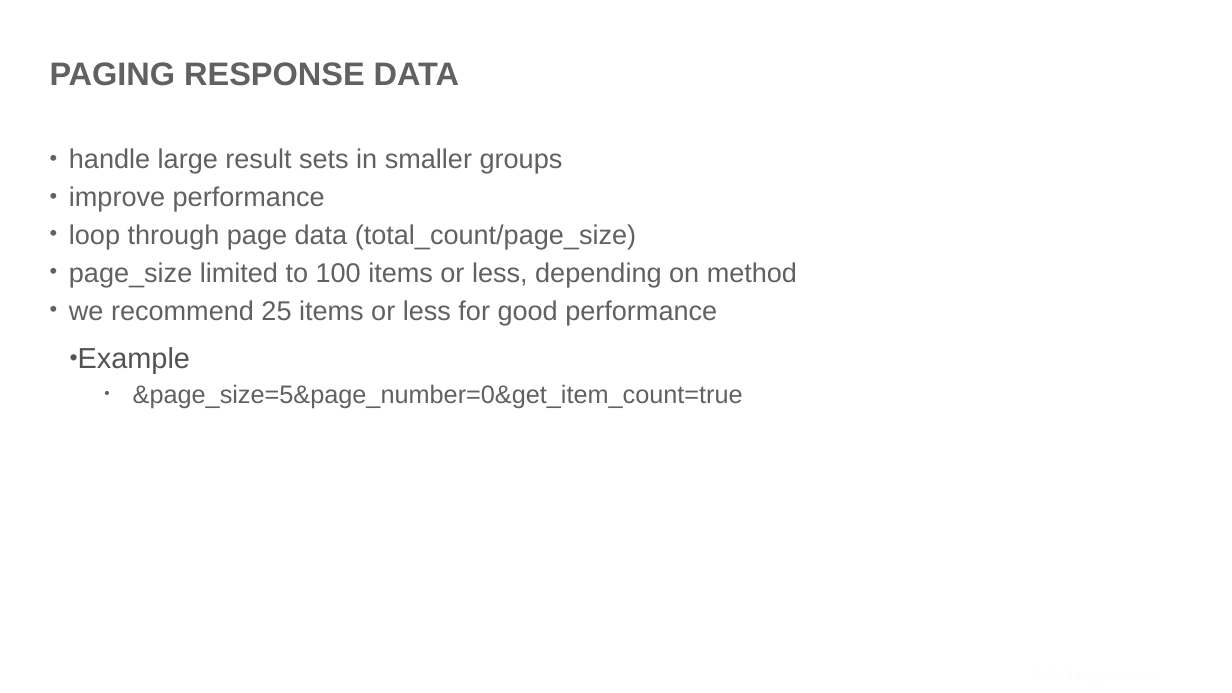
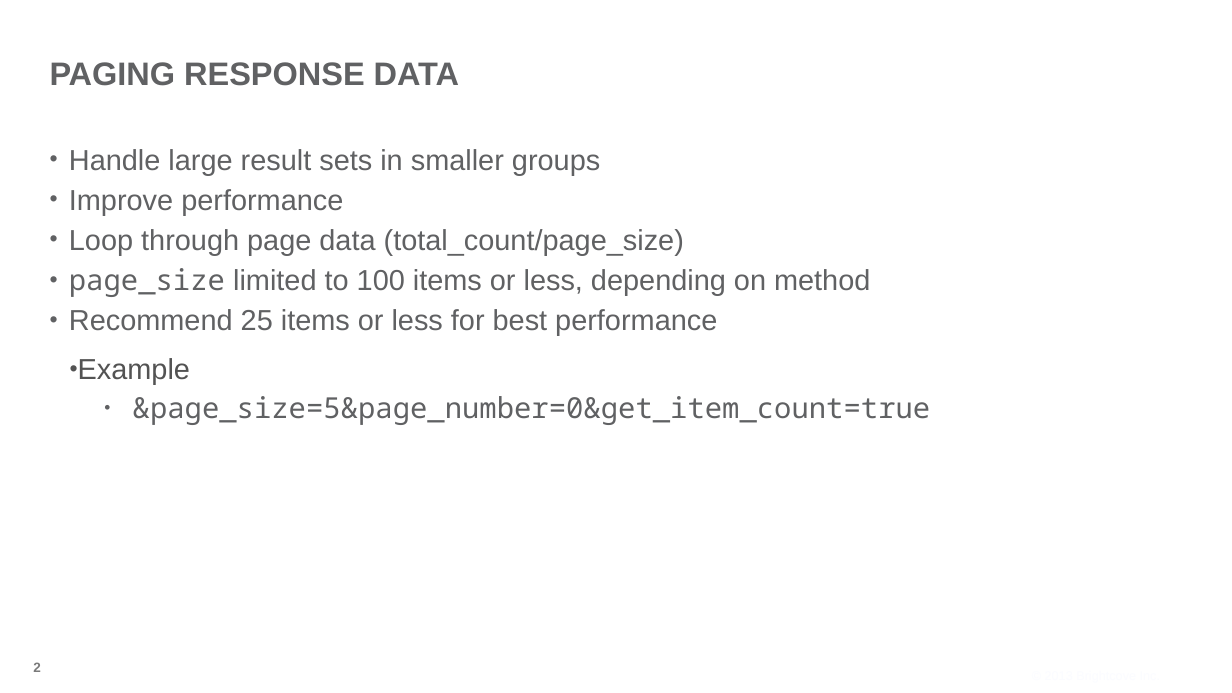
Before and after one commit to BrightcoveLearning/VideoCloudMediaAPI, a slide deck: slide 2 of VideoSessionsMaterials/paging-results.pptx. Drawn at 1232x693 pixels with LibreOffice and Linux fonts; fonts in the diff are those of the drawing; background and template pictures are left out. Boxes give left, top, right and bottom in pixels: in the first picture for what was removed or moved away, otherwise in the second. Text is boxed around its words. In the diff, an @@ line names an element or a change of style, - is before the commit and + after.

Commit message:
updated formatting

```diff
--- a/VideoSessionsMaterials/paging-results.pptx
+++ b/VideoSessionsMaterials/paging-results.pptx
@@ text at (69,149,684,255): text changed; size 30 to 32 pt @@
-• handle large result sets in smaller groups
-• improve performance
-• loop through page data (total_count/page_size)
+• Handle large result sets in smaller groups
+• Improve performance
+• Loop through page data (total_count/page_size)
@@ text at (69,268,931,425): size 30 to 32 pt in "page_size limited to 100 items or less, ..."; font Arial to Noto Sans Mono in "page_size", "&page_size=5&page_number=0&get_item_count=true"; size 28 to 32 pt in "&page_size=5&page_number=0&get_item_count=true" @@
@@ text at (69,309,717,336): text changed; size 30 to 32 pt @@
-• we recommend 25 items or less for good performance
+• Recommend 25 items or less for best performance
@@ page number added at (33,662,41,672), 15 pt, text #7B7B7B, bold @@
+2
```
